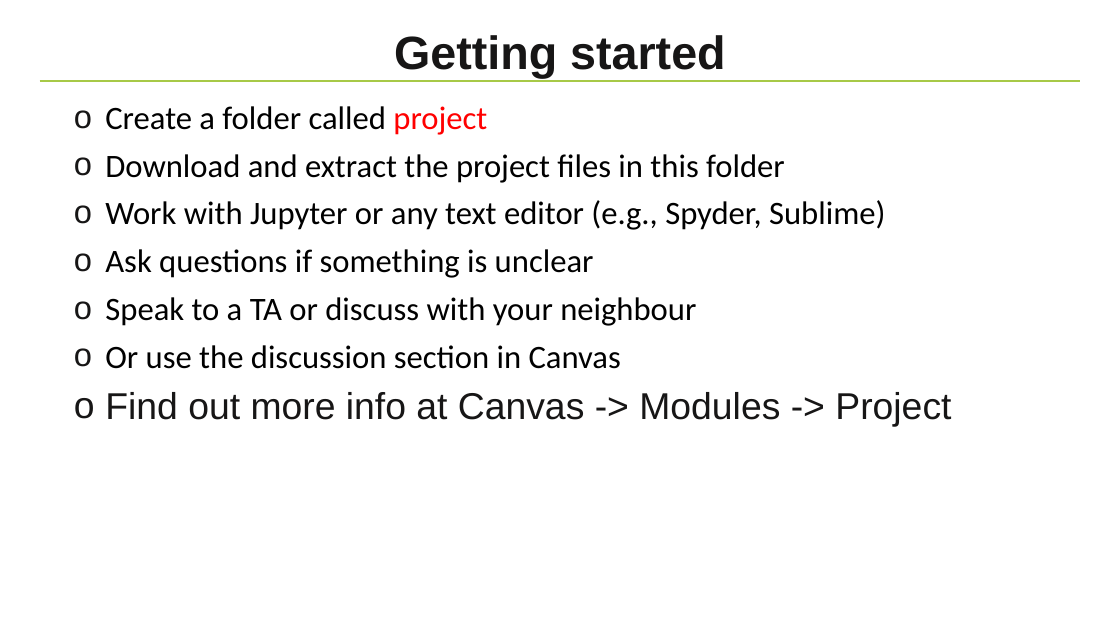
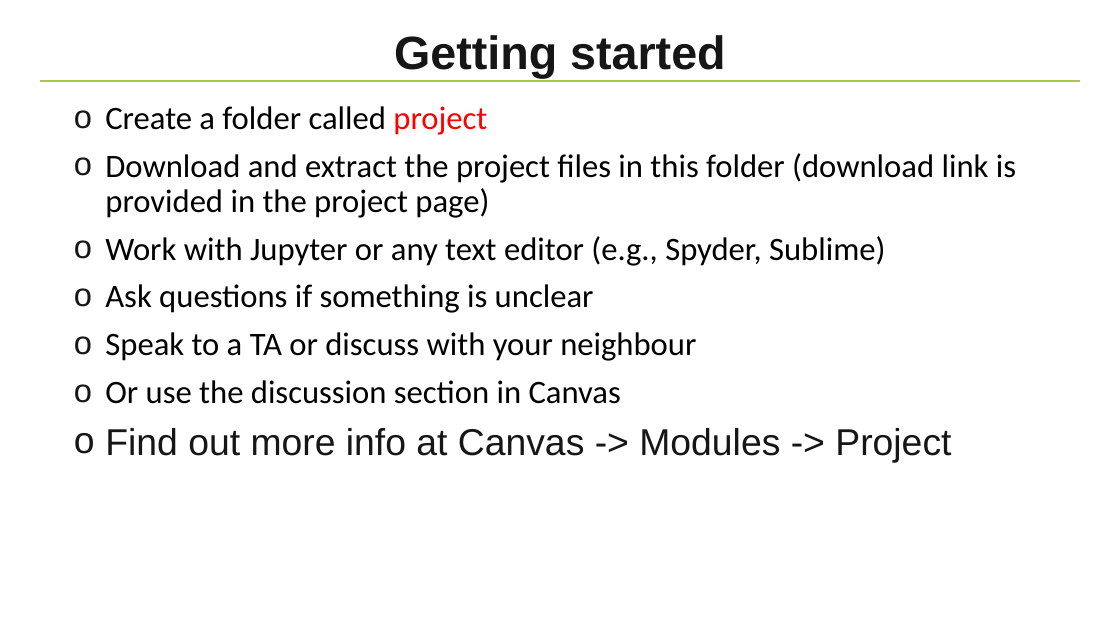
Before and after one commit to NBISweden/workshop-python, a slide deck: slide 13 of lectures/Project.pptx. Drawn at 1120x630 pixels with LibreOffice and Linux fonts; fonts in the diff are those of the drawing; background and template pictures are left out. Boxes give left, top, right and bottom in pixels: in the first picture for what was removed or moved away, otherwise in the second. Text is boxed around its words. In the diff, an @@ line names an element or a change of style, - is before the commit and + after.

Commit message:
update project slides

```diff
--- a/lectures/Project.pptx
+++ b/lectures/Project.pptx
@@ text at [105, 153, 1016, 218]: text changed @@
-o Download and extract the project files in this folder
+o Download and extract the project files in this folder (download link is provided in the project page)
```
Also in this commit, not shown: 2 other slides changed, 1 other file.
